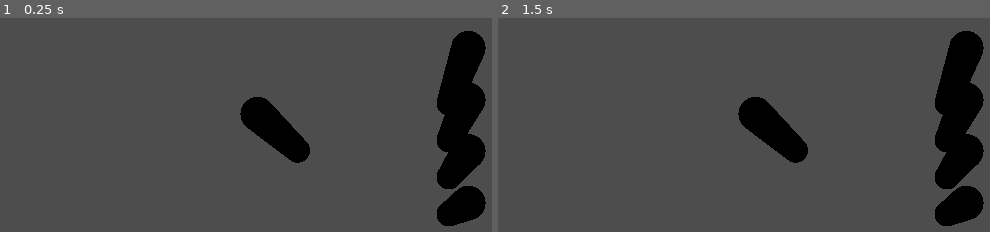
Above: before the commit, frames 1-2 (left to right).
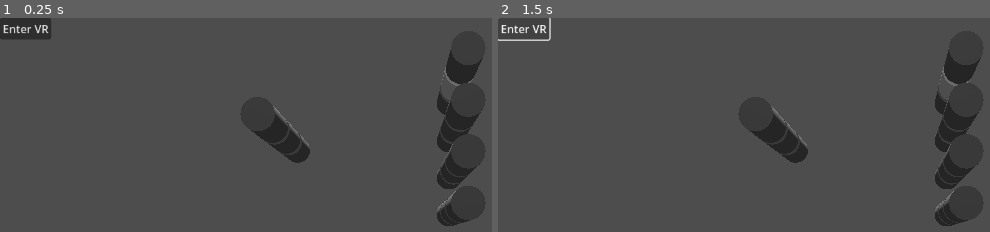
Above: after the commit, the same moments.

Repository: NonstickBoat/rwr
Game: Godot game, scene res://node_3d.tscn
Same seed, same stepped clock (60 frames per second), same inputs: the game is played once before the commit and once after it.
Inputs (mouse positions are in pixels of both pictures, inside the frame that each line leads up to):
- Up to frame 1 (0.25 s): no input
- Up to frame 2 (1.5 s): click (522, 28) at 0.5 s, where only the run after the commit has a clickable "Enter VR"; click (522, 28) at 1.25 s, where only the run after the commit has a clickable "Enter VR"

The runs differ from the first frame. In frame 1, 9.7% of the frame differs, in the area x 0-99%, y 0-98%; in frame 2, 9.1%.
Error after the commit: Parse Error: Used tab character for indentation instead of space as used before in the file. (res://node_3d.gd:10)

Commit message:
Dodano plane i przeszkody oraz lightning

Diff:
--- /dev/null
+++ b/project_files/assets/materials/hands_material.tres
@@ -0,0 +1,3 @@
+[gd_resource type="StandardMaterial3D" format=3 uid="uid://ccesjc7vfhk0y"]
+
+[resource]
--- a/project_files/node_3d.gd
+++ b/project_files/node_3d.gd
@@ -8,35 +8,35 @@
 
   webxr_interface = XRServer.find_interface("WebXR")
   if webxr_interface:
-    # WebXR uses a lot of asynchronous callbacks, so we connect to various
-    # signals in order to receive them.
-    webxr_interface.session_supported.connect(self._webxr_session_supported)
-    webxr_interface.session_started.connect(self._webxr_session_started)
-    webxr_interface.session_ended.connect(self._webxr_session_ended)
-    webxr_interface.session_failed.connect(self._webxr_session_failed)
+	# WebXR uses a lot of asynchronous callbacks, so we connect to various
+	# signals in order to receive them.
+	webxr_interface.session_supported.connect(self._webxr_session_supported)
+	webxr_interface.session_started.connect(self._webxr_session_started)
+	webxr_interface.session_ended.connect(self._webxr_session_ended)
+	webxr_interface.session_failed.connect(self._webxr_session_failed)
 
-    webxr_interface.select.connect(self._webxr_on_select)
-    webxr_interface.selectstart.connect(self._webxr_on_select_start)
-    webxr_interface.selectend.connect(self._webxr_on_select_end)
+	webxr_interface.select.connect(self._webxr_on_select)
+	webxr_interface.selectstart.connect(self._webxr_on_select_start)
+	webxr_interface.selectend.connect(self._webxr_on_select_end)
 
-    webxr_interface.squeeze.connect(self._webxr_on_squeeze)
-    webxr_interface.squeezestart.connect(self._webxr_on_squeeze_start)
-    webxr_interface.squeezeend.connect(self._webxr_on_squeeze_end)
+	webxr_interface.squeeze.connect(self._webxr_on_squeeze)
+	webxr_interface.squeezestart.connect(self._webxr_on_squeeze_start)
+	webxr_interface.squeezeend.connect(self._webxr_on_squeeze_end)
 
-    # This returns immediately - our _webxr_session_supported() method
-    # (which we connected to the "session_supported" signal above) will
-    # be called sometime later to let us know if it's supported or not.
-    webxr_interface.is_session_supported("immersive-vr")
+	# This returns immediately - our _webxr_session_supported() method
+	# (which we connected to the "session_supported" signal above) will
+	# be called sometime later to let us know if it's supported or not.
+	webxr_interface.is_session_supported("immersive-vr")
 
   $XROrigin3D/LeftController.button_pressed.connect(self._on_left_controller_button_pressed)
   $XROrigin3D/LeftController.button_released.connect(self._on_left_controller_button_released)
 
 func _webxr_session_supported(session_mode: String, supported: bool) -> void:
   if session_mode == 'immersive-vr':
-    if supported:
-      $CanvasLayer.visible = true
-    else:
-      OS.alert("Your browser doesn't support VR")
+	if supported:
+	  $CanvasLayer.visible = true
+	else:
+	  OS.alert("Your browser doesn't support VR")
 
 func _on_button_pressed() -> void:
   # We want an immersive VR session, as opposed to AR ('immersive-ar') or a
@@ -59,8 +59,8 @@
   # only know if it's really succeeded or failed when our
   # _webxr_session_started() or _webxr_session_failed() methods are called.
   if not webxr_interface.initialize():
-    OS.alert("Failed to initialize WebXR")
-    return
+	OS.alert("Failed to initialize WebXR")
+	return
 
 func _webxr_session_started() -> void:
   $CanvasLayer.visible = false
@@ -89,7 +89,7 @@
 func _process(_delta: float) -> void:
   var thumbstick_vector: Vector2 = $XROrigin3D/LeftController.get_vector2("thumbstick")
   if thumbstick_vector != Vector2.ZERO:
-    print ("Left thumbstick position: " + str(thumbstick_vector))
+	print ("Left thumbstick position: " + str(thumbstick_vector))
 
 func _webxr_on_select(input_source_id: int) -> void:
   print("Select: " + str(input_source_id))
--- a/project_files/node_3d.tscn
+++ b/project_files/node_3d.tscn
@@ -1,6 +1,13 @@
-[gd_scene load_steps=4 format=3 uid="uid://c2fw7d2102u8t"]
+[gd_scene load_steps=12 format=3 uid="uid://c2fw7d2102u8t"]
 
 [ext_resource type="Script" path="res://node_3d.gd" id="1_as1bm"]
+[ext_resource type="Material" uid="uid://ccesjc7vfhk0y" path="res://assets/materials/hands_material.tres" id="2_yqf7j"]
+
+[sub_resource type="PlaneMesh" id="PlaneMesh_4d6p1"]
+size = Vector2(20, 20)
+
+[sub_resource type="BoxShape3D" id="BoxShape3D_jftnv"]
+size = Vector3(20, 0.1, 20)
 
 [sub_resource type="BoxMesh" id="BoxMesh_uhxbu"]
 size = Vector3(0.1, 0.1, 0.1)
@@ -10,9 +17,29 @@
 bottom_radius = 0.005
 height = 0.01
 
+[sub_resource type="CylinderMesh" id="CylinderMesh_74mg7"]
+
+[sub_resource type="CylinderShape3D" id="CylinderShape3D_njeuv"]
+
+[sub_resource type="Environment" id="Environment_7d5u2"]
+
+[sub_resource type="CameraAttributesPractical" id="CameraAttributesPractical_tir1c"]
+
+[sub_resource type="Compositor" id="Compositor_u1t36"]
+
 [node name="Node3D" type="Node3D"]
 script = ExtResource("1_as1bm")
 
+[node name="Level" type="Node3D" parent="."]
+
+[node name="MeshInstance3D" type="MeshInstance3D" parent="Level"]
+mesh = SubResource("PlaneMesh_4d6p1")
+
+[node name="StaticBody3D" type="StaticBody3D" parent="Level/MeshInstance3D"]
+
+[node name="CollisionShape3D" type="CollisionShape3D" parent="Level/MeshInstance3D/StaticBody3D"]
+shape = SubResource("BoxShape3D_jftnv")
+
 [node name="XROrigin3D" type="XROrigin3D" parent="."]
 
 [node name="XRCamera3D" type="XRCamera3D" parent="XROrigin3D"]
@@ -23,6 +50,7 @@
 [node name="HandleLeftRoot" type="Node3D" parent="XROrigin3D/LeftController"]
 
 [node name="MeshInstance3D" type="MeshInstance3D" parent="XROrigin3D/LeftController/HandleLeftRoot"]
+material_override = ExtResource("2_yqf7j")
 mesh = SubResource("BoxMesh_uhxbu")
 skeleton = NodePath("../..")
 
@@ -143,6 +171,7 @@
 
 [node name="MeshInstance3D10" type="MeshInstance3D" parent="XROrigin3D/RightController/HandleRightRoot"]
 transform = Transform3D(1, 0, 0, 0, -4.37114e-08, 1, 0, -1, -4.37114e-08, 0.02, 0.0564812, -0.101525)
+material_override = ExtResource("2_yqf7j")
 mesh = SubResource("CylinderMesh_iki00")
 
 [node name="MeshInstance3D11" type="MeshInstance3D" parent="XROrigin3D/RightController/HandleRightRoot"]
@@ -175,3 +204,20 @@
 offset_right = 8.0
 offset_bottom = 8.0
 text = "Enter VR"
+
+[node name="CylinderObstacle" type="MeshInstance3D" parent="."]
+transform = Transform3D(1, 0, 0, 0, 1, 0, 0, 0, 1, -1.36761, 0.13066, 0)
+mesh = SubResource("CylinderMesh_74mg7")
+
+[node name="StaticBody3D" type="StaticBody3D" parent="CylinderObstacle"]
+
+[node name="CollisionShape3D" type="CollisionShape3D" parent="CylinderObstacle/StaticBody3D"]
+shape = SubResource("CylinderShape3D_njeuv")
+
+[node name="DirectionalLight3D" type="DirectionalLight3D" parent="."]
+transform = Transform3D(1, 0, 0, 0, 0.0675625, 0.997715, 0, -0.997715, 0.0675625, 0, 4.83619, 0)
+
+[node name="WorldEnvironment" type="WorldEnvironment" parent="."]
+environment = SubResource("Environment_7d5u2")
+camera_attributes = SubResource("CameraAttributesPractical_tir1c")
+compositor = SubResource("Compositor_u1t36")
